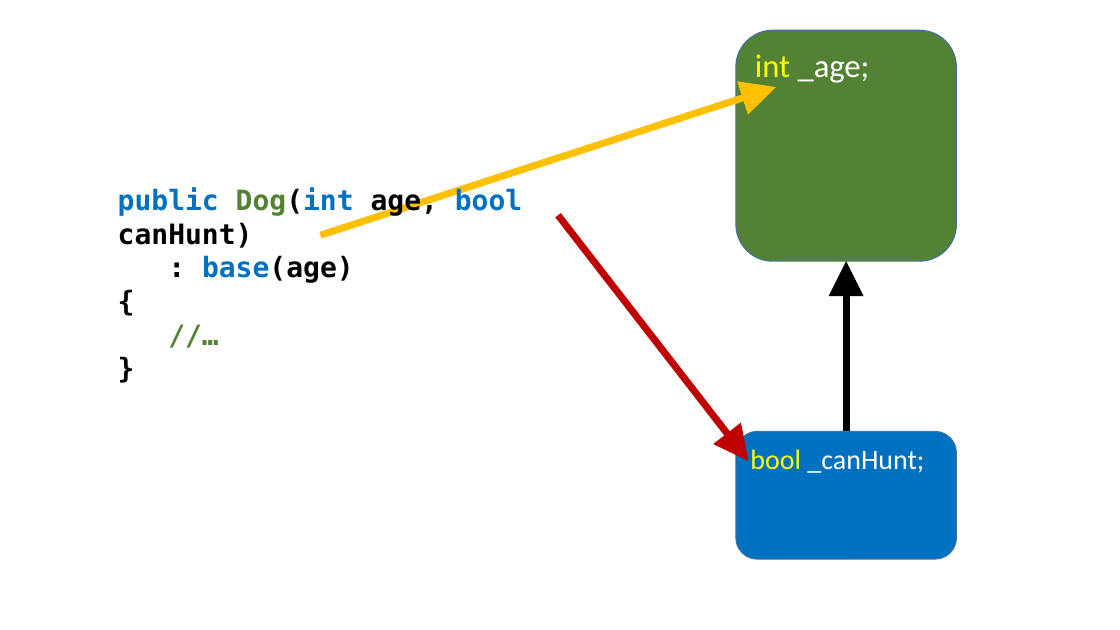
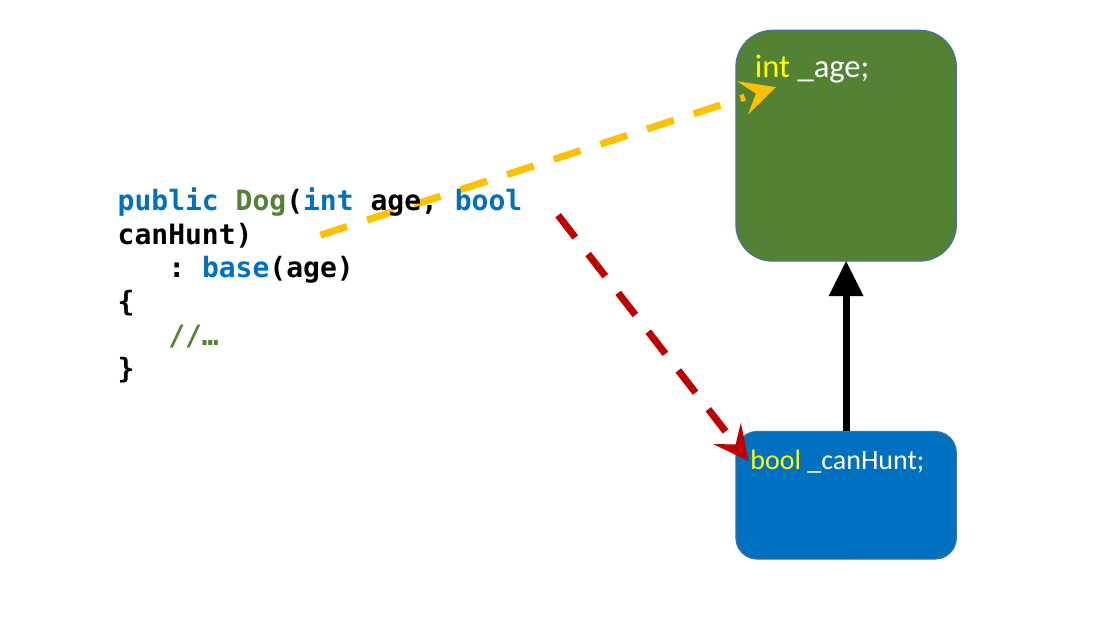
Before and after one commit to perl-easj/Laurea-materials, a slide deck: slide 44 of Pres/OOBrushUp.pptx. Drawn at 1120x630 pixels with LibreOffice and Linux fonts; fonts in the diff are those of the drawing. Boxes give left, top, right and bottom in pixels: in the first picture for what was removed or moved away, otherwise in the second. Text is boxed around its words. In the diff, an @@ line names an element or a change of style, - is before the commit and + after.

```diff
--- a/Pres/OOBrushUp.pptx
+++ b/Pres/OOBrushUp.pptx
@@ arrow (320, 235) - (776, 87): stroke #FFC000 6 pt to #FFC000 6 pt dashed; arrowheads changed @@
@@ arrow (558, 215) - (749, 461): stroke #C00000 6 pt to #C00000 6 pt dashed; arrowheads changed @@
```
Also in this commit, not shown: 6 other slides changed, 3 other files.
